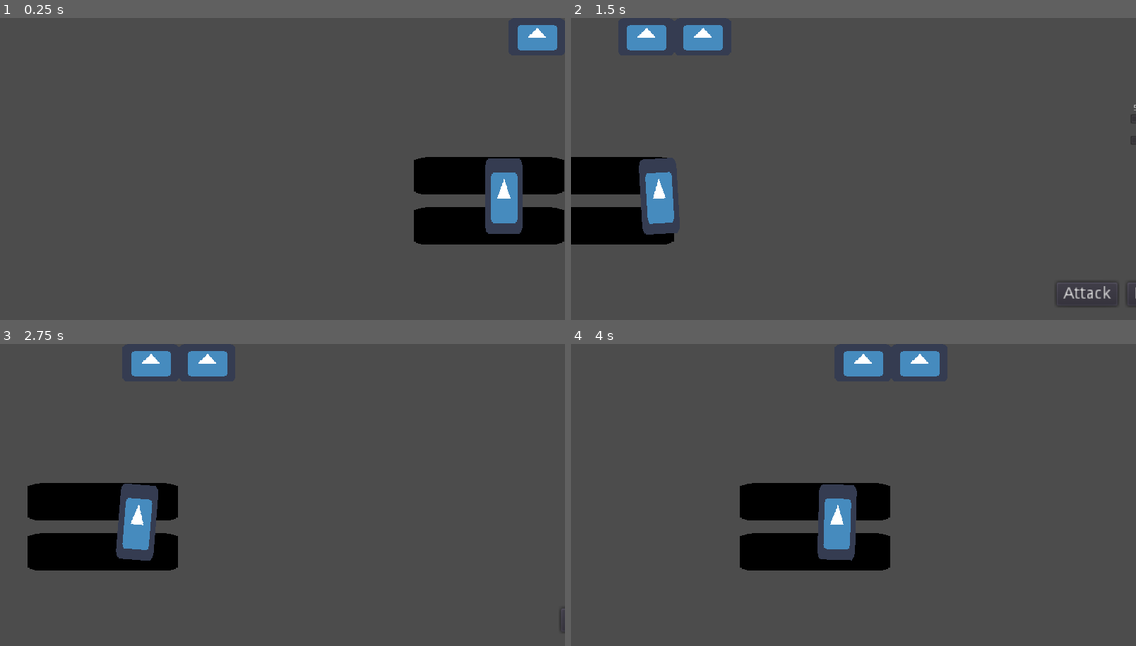
Above: before the commit, frames 1-4 (two rows, left to right).
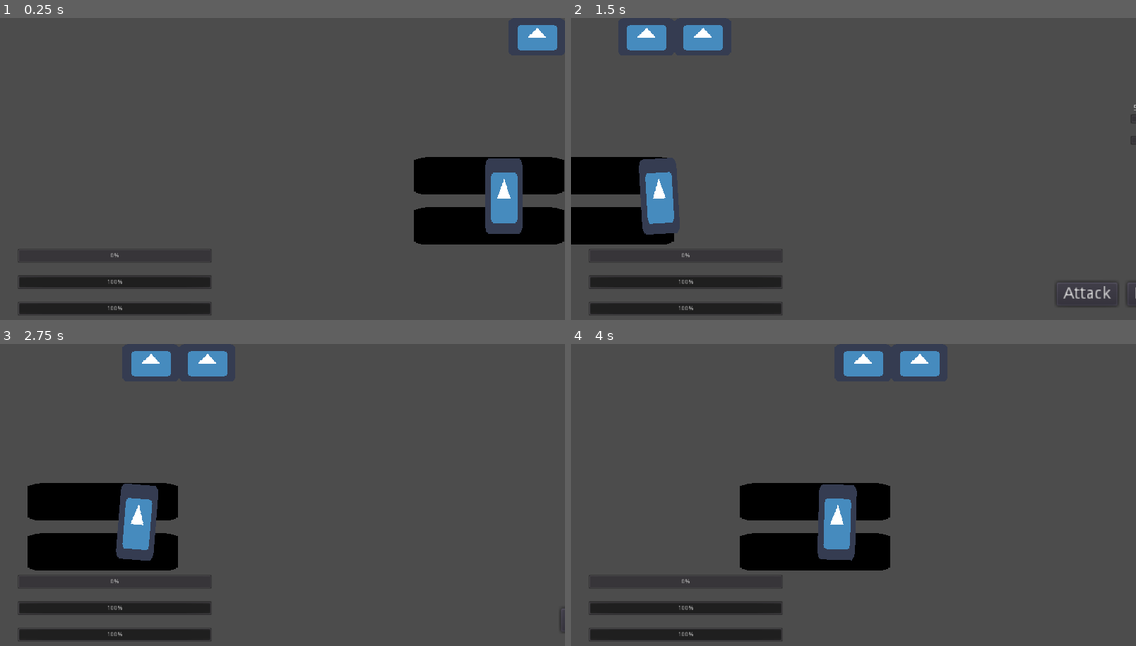
Above: after the commit, the same moments.

Repository: RubenMR99/ldjam-43
Game: Godot game, scene res://Scenes/Game.tscn
The game is run twice, just before and just after one commit, with the same random seed, the same clock (stepped at 60 frames per second) and the same inputs. The project has no main scene, so this scene is started directly. The engine's default icon, where the game draws it, is replaced by a stand-in: a white triangle on a blue panel in a dark square.
Inputs (mouse positions are in pixels of both pictures, inside the frame that each line leads up to):
- Up to frame 1 (0.25 s): no input
- Up to frame 2 (1.5 s): click (1107, 36) at 0.5 s; click (780, 36) at 1.25 s
- Up to frame 3 (2.75 s): click (355, 362) at 2 s
- Up to frame 4 (4 s): click (780, 362) at 2.75 s; click (926, 362) at 3.5 s

The runs differ from the first frame. In frame 1, 2.6% of the frame differs, in the area x 3-38%, y 76-99%; in frame 2, 2.6%; in frame 3, 2.6%; in frame 4, 2.6%.

Commit message:
3

Diff:
--- a/project/Scenes/Game.gd
+++ b/project/Scenes/Game.gd
@@ -1,26 +1,23 @@
 extends Node
-
-# class member variables go here, for example:
-# var a = 2
-# var b = "textvar"
 
 func _ready():
 	$Camera.make_current();
+	update_HUD()
 	pass
 
-#func _process(delta):
-#	# Called every frame. Delta is time since last frame.
-#	# Update game logic here.
-#	pass
-
+func update_HUD():
+	$Camera/HUD/Meat.value = GlobalVar.meat_rec;
+	$Camera/HUD/Blood.value = GlobalVar.blood_rec;
+	$Camera/HUD/Fat.value = GlobalVar.fat_rec;
 
 func _on_factoryButton_pressed():
 	$Camera/anim.play("moure_dreta");
 	yield(get_tree().create_timer(0.5), "timeout");
 	$Player/Sprite/animacio.play("ves_dreta");
-
+	$field.comproba_buttons();
 
 func _on_fieldButton_pressed():
 	$Camera/anim.play("moure_esquerra");
 	yield(get_tree().create_timer(0.5), "timeout");
 	$Player/Sprite/animacio.play_backwards("ves_dreta");
+	$field.comproba_buttons();
--- a/project/Scenes/Game.tscn
+++ b/project/Scenes/Game.tscn
@@ -1,9 +1,14 @@
-[gd_scene load_steps=7 format=2]
+[gd_scene load_steps=8 format=2]
 
 [ext_resource path="res://Scenes/Game.gd" type="Script" id=1]
 [ext_resource path="res://Scenes/field.tscn" type="PackedScene" id=2]
 [ext_resource path="res://icon.png" type="Texture" id=3]
 [ext_resource path="res://Scenes/Player.tscn" type="PackedScene" id=4]
+
+[sub_resource type="CircleShape2D" id=3]
+
+custom_solver_bias = 0.0
+radius = 300.0
 
 [sub_resource type="Animation" id=1]
 
@@ -23,6 +28,18 @@
 "update": 0,
 "values": [ Vector2( 0, 0 ), Vector2( 1920, 0 ) ]
 }
+tracks/1/type = "value"
+tracks/1/path = NodePath("HUD:position")
+tracks/1/interp = 1
+tracks/1/loop_wrap = true
+tracks/1/imported = false
+tracks/1/enabled = false
+tracks/1/keys = {
+"times": PoolRealArray( 0, 1 ),
+"transitions": PoolRealArray( 1, 1 ),
+"update": 0,
+"values": [ Vector2( 56, 872 ), Vector2( 1976, 872 ) ]
+}
 
 [sub_resource type="Animation" id=2]
 
@@ -52,8 +69,83 @@
 position = Vector2( 1920, 0 )
 _sections_unfolded = [ "Transform" ]
 
-[node name="Camera" type="Camera2D" parent="." index="1"]
-
+[node name="factoryButton" type="TextureButton" parent="." index="1"]
+
+anchor_left = 0.0
+anchor_top = 0.0
+anchor_right = 0.0
+anchor_bottom = 0.0
+margin_left = 1728.0
+margin_right = 1792.0
+margin_bottom = 64.0
+rect_scale = Vector2( 3, 2 )
+rect_pivot_offset = Vector2( 0, 0 )
+rect_clip_content = false
+focus_mode = 2
+mouse_filter = 0
+mouse_default_cursor_shape = 0
+size_flags_horizontal = 1
+size_flags_vertical = 1
+toggle_mode = false
+enabled_focus_mode = 2
+shortcut = null
+group = null
+texture_normal = ExtResource( 3 )
+_sections_unfolded = [ "Rect", "Textures" ]
+
+[node name="fieldButton" type="TextureButton" parent="." index="2"]
+
+anchor_left = 0.0
+anchor_top = 0.0
+anchor_right = 0.0
+anchor_bottom = 0.0
+margin_left = 1920.0
+margin_right = 1984.0
+margin_bottom = 64.0
+rect_scale = Vector2( 3, 2 )
+rect_pivot_offset = Vector2( 0, 0 )
+rect_clip_content = false
+focus_mode = 2
+mouse_filter = 0
+mouse_default_cursor_shape = 0
+size_flags_horizontal = 1
+size_flags_vertical = 1
+toggle_mode = false
+enabled_focus_mode = 2
+shortcut = null
+group = null
+texture_normal = ExtResource( 3 )
+_sections_unfolded = [ "Rect", "Textures" ]
+
+[node name="Player" parent="." index="3" instance=ExtResource( 4 )]
+
+position = Vector2( 1712.2, 606.207 )
+
+[node name="Licuadora" type="Node2D" parent="." index="4"]
+
+editor/display_folded = true
+position = Vector2( 1184.17, 954.383 )
+__meta__ = {
+"_edit_group_": true
+}
+
+[node name="Area2D" type="Area2D" parent="Licuadora" index="0"]
+
+input_pickable = true
+gravity_vec = Vector2( 0, 1 )
+gravity = 98.0
+linear_damp = 0.1
+angular_damp = 1.0
+audio_bus_override = false
+audio_bus_name = "Master"
+
+[node name="CollisionShape2D" type="CollisionShape2D" parent="Licuadora/Area2D" index="0"]
+
+shape = SubResource( 3 )
+
+[node name="Camera" type="Camera2D" parent="." index="5"]
+
+editor/display_folded = true
 anchor_mode = 0
 rotating = false
 current = false
@@ -78,7 +170,91 @@
 editor_draw_drag_margin = false
 _sections_unfolded = [ "Transform" ]
 
-[node name="anim" type="AnimationPlayer" parent="Camera" index="0"]
+[node name="HUD" type="Node2D" parent="Camera" index="0"]
+
+editor/display_folded = true
+position = Vector2( 59.7948, 784.72 )
+scale = Vector2( 1.5, 1.5 )
+_sections_unfolded = [ "Transform" ]
+__meta__ = {
+"_edit_group_": true
+}
+
+[node name="Meat" type="ProgressBar" parent="Camera/HUD" index="0"]
+
+anchor_left = 0.0
+anchor_top = 0.0
+anchor_right = 0.0
+anchor_bottom = 0.0
+margin_right = 440.0
+margin_bottom = 32.0
+rect_pivot_offset = Vector2( 0, 0 )
+rect_clip_content = false
+mouse_filter = 0
+mouse_default_cursor_shape = 0
+size_flags_horizontal = 1
+size_flags_vertical = 0
+min_value = 0.0
+max_value = 100.0
+step = 1.0
+page = 0.0
+value = 0.0
+exp_edit = false
+rounded = false
+percent_visible = true
+_sections_unfolded = [ "Rect" ]
+
+[node name="Fat" type="ProgressBar" parent="Camera/HUD" index="1"]
+
+anchor_left = 0.0
+anchor_top = 0.0
+anchor_right = 0.0
+anchor_bottom = 0.0
+margin_top = 60.0
+margin_right = 440.0
+margin_bottom = 92.0
+rect_pivot_offset = Vector2( 0, 0 )
+rect_clip_content = false
+mouse_filter = 0
+mouse_default_cursor_shape = 0
+size_flags_horizontal = 1
+size_flags_vertical = 0
+min_value = 0.0
+max_value = 100.0
+step = 1.0
+page = 0.0
+value = 0.0
+exp_edit = false
+rounded = false
+percent_visible = true
+_sections_unfolded = [ "Rect" ]
+
+[node name="Blood" type="ProgressBar" parent="Camera/HUD" index="2"]
+
+anchor_left = 0.0
+anchor_top = 0.0
+anchor_right = 0.0
+anchor_bottom = 0.0
+margin_top = 120.0
+margin_right = 440.0
+margin_bottom = 152.0
+rect_pivot_offset = Vector2( 0, 0 )
+rect_clip_content = false
+mouse_filter = 0
+mouse_default_cursor_shape = 0
+size_flags_horizontal = 1
+size_flags_vertical = 0
+min_value = 0.0
+max_value = 100.0
+step = 1.0
+page = 0.0
+value = 0.0
+exp_edit = false
+rounded = false
+percent_visible = true
+_sections_unfolded = [ "Rect" ]
+
+[node name="anim" type="AnimationPlayer" parent="Camera" index="1"]
 
 root_node = NodePath("..")
 autoplay = ""
@@ -89,60 +265,6 @@
 anims/moure_esquerra = SubResource( 2 )
 blend_times = [  ]
 
-[node name="factoryButton" type="TextureButton" parent="." index="2"]
-
-anchor_left = 0.0
-anchor_top = 0.0
-anchor_right = 0.0
-anchor_bottom = 0.0
-margin_left = 1728.0
-margin_right = 1792.0
-margin_bottom = 64.0
-rect_scale = Vector2( 3, 2 )
-rect_pivot_offset = Vector2( 0, 0 )
-rect_clip_content = false
-focus_mode = 2
-mouse_filter = 0
-mouse_default_cursor_shape = 0
-size_flags_horizontal = 1
-size_flags_vertical = 1
-toggle_mode = false
-enabled_focus_mode = 2
-shortcut = null
-group = null
-texture_normal = ExtResource( 3 )
-_sections_unfolded = [ "Rect", "Textures" ]
-
-[node name="fieldButton" type="TextureButton" parent="." index="3"]
-
-anchor_left = 0.0
-anchor_top = 0.0
-anchor_right = 0.0
-anchor_bottom = 0.0
-margin_left = 1920.0
-margin_right = 1984.0
-margin_bottom = 64.0
-rect_scale = Vector2( 3, 2 )
-rect_pivot_offset = Vector2( 0, 0 )
-rect_clip_content = false
-focus_mode = 2
-mouse_filter = 0
-mouse_default_cursor_shape = 0
-size_flags_horizontal = 1
-size_flags_vertical = 1
-toggle_mode = false
-enabled_focus_mode = 2
-shortcut = null
-group = null
-texture_normal = ExtResource( 3 )
-_sections_unfolded = [ "Rect", "Textures" ]
-
-[node name="Player" parent="." index="4" instance=ExtResource( 4 )]
-
-position = Vector2( 1712.2, 606.207 )
-
-[connection signal="animation_finished" from="Camera/anim" to="." method="_on_anim_animation_finished"]
-
 [connection signal="pressed" from="factoryButton" to="." method="_on_factoryButton_pressed"]
 
 [connection signal="pressed" from="fieldButton" to="." method="_on_fieldButton_pressed"]
--- a/project/Scenes/field.gd
+++ b/project/Scenes/field.gd
@@ -8,8 +8,27 @@
 	$T_attack.inicialitzar_sprites("BLOOD");
 	$T_defend.inicialitzar_sprites("DEFEND");
 
+
+func comproba_buttons():
+	if(GlobalVar.blood_rec != 100):
+		$Buttons/T_attack.disabled = true;
+	else:
+		$Buttons/T_attack.disabled = false;
+
+	if(GlobalVar.fat_rec != 100):
+		$Buttons/T_defend.disabled = true;
+	else:
+		$Buttons/T_defend.disabled = false;
+
+
 func _on_T_attack_pressed():
 	$T_attack.entrar();
+	GlobalVar.blood_rec = 0;
+	get_parent().update_HUD();
+	comproba_buttons();
 
 func _on_T_defend_pressed():
 	$T_defend.entrar();
+	GlobalVar.fat_rec = 0;
+	get_parent().update_HUD();
+	comproba_buttons();
--- /dev/null
+++ b/project/Scripts/GlobalVar.gd
@@ -0,0 +1,10 @@
+extends Node
+
+var meat_rec;
+var fat_rec;
+var blood_rec;
+
+func _ready():
+	meat_rec = 0;
+	fat_rec = 100;
+	blood_rec = 100;
--- a/project/Scripts/Proba.gd
+++ b/project/Scripts/Proba.gd
@@ -1,8 +1,3 @@
-extends "res://Scripts/Proba.gd"
-
-# class member variables go here, for example:
-# var a = 2
-# var b = "textvar"
 
 func _ready():
 	# Called when the node is added to the scene for the first time.
--- a/project/project.godot
+++ b/project/project.godot
@@ -13,6 +13,10 @@
 config/name="project"
 config/icon="res://icon.png"
 
+[autoload]
+
+GlobalVar="*res://Scripts/GlobalVar.gd"
+
 [display]
 
 window/size/width=1920
